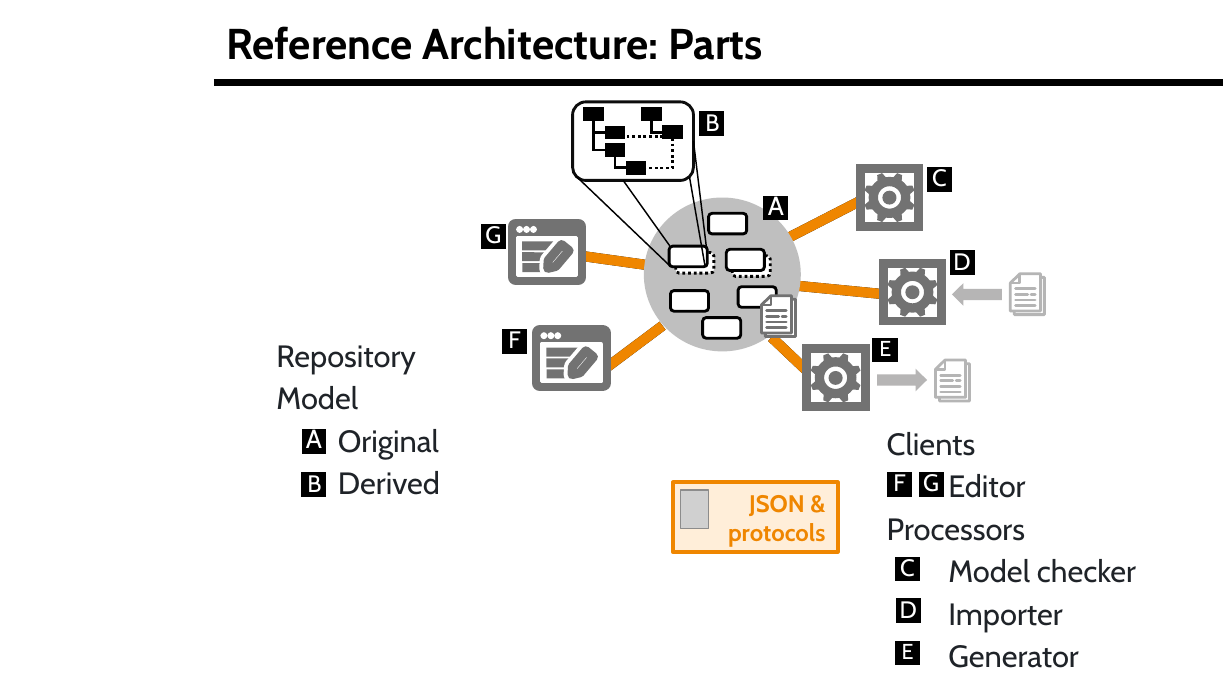
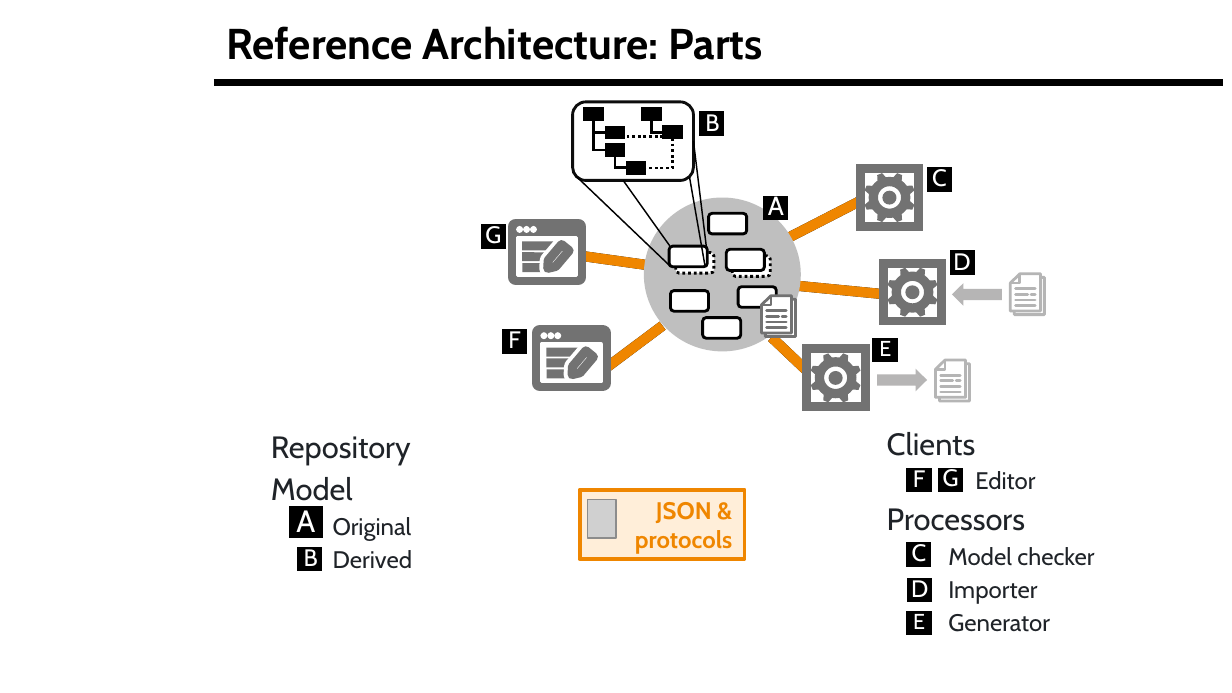
Before and after one commit to LionWeb-io/specification, a slide deck: slide 9 of resources/LangDev Talk.pptx. Drawn at 1232x693 pixels with LibreOffice and Linux fonts; fonts in the diff are those of the drawing; grey boxes stand for pictures; background and template pictures are left out. Boxes give left, top, right and bottom in pixels: in the first picture for what was removed or moved away, otherwise in the second. Text is boxed around its words. In the diff, an @@ line names an element or a change of style, - is before the commit and + after.

```diff
--- a/resources/LangDev Talk.pptx
+++ b/resources/LangDev Talk.pptx
@@ text "Repository": place and size @@
-text "Repository" at (276,345,440,495)
+text "Repository" at (271,436,413,569)
@@ 2 texts, 2 freeform shapes: place and size @@
-2 texts, 2 freeform shapes at (887,470,944,498)
+2 texts, 2 freeform shapes at (907,466,962,493)
@@ text at (948,471,1094,632): size 18 to 14 pt in "Editor", "Model checker", "Importer", "Generator" @@
@@ text "A": place and size @@
-text "A" at (306,427,322,455)
+text "A" at (296,510,315,539)
@@ text "A" at (296,510,315,539): size 15.3 to 18 pt; line spacing 0.8 to 1 @@
@@ freeform shape: place and size @@
-freeform shape at (302,430,326,455)
+freeform shape at (290,506,323,538)
@@ rectangle "JSON &": place and size @@
-rectangle "JSON &" at (673,483,838,552)
+rectangle "JSON &" at (580,490,745,559)
@@ picture: place and size @@
-picture at (681,490,710,529)
+picture at (588,499,616,537)
@@ text at (333,517,413,569): size 18 to 14 pt in "Original", "Derived" @@
@@ freeform shape: place and size @@
-freeform shape at (301,472,325,496)
+freeform shape at (297,547,322,572)
@@ text "B": place and size @@
-text "B" at (307,471,321,498)
+text "B" at (304,546,318,573)
@@ text "C": place and size @@
-text "C" at (900,555,915,582)
+text "C" at (912,541,927,568)
@@ freeform shape: place and size @@
-freeform shape at (894,557,919,582)
+freeform shape at (907,542,931,567)
@@ text "D": place and size @@
-text "D" at (900,597,917,624)
+text "D" at (911,576,928,603)
@@ freeform shape: place and size @@
-freeform shape at (896,599,920,623)
+freeform shape at (907,578,931,602)
@@ text "E": place and size @@
-text "E" at (902,644,914,659)
+text "E" at (913,614,925,629)
@@ freeform shape: place and size @@
-freeform shape at (894,641,920,665)
+freeform shape at (907,611,933,636)
```
Also in this commit, not shown: 11 other slides changed.
